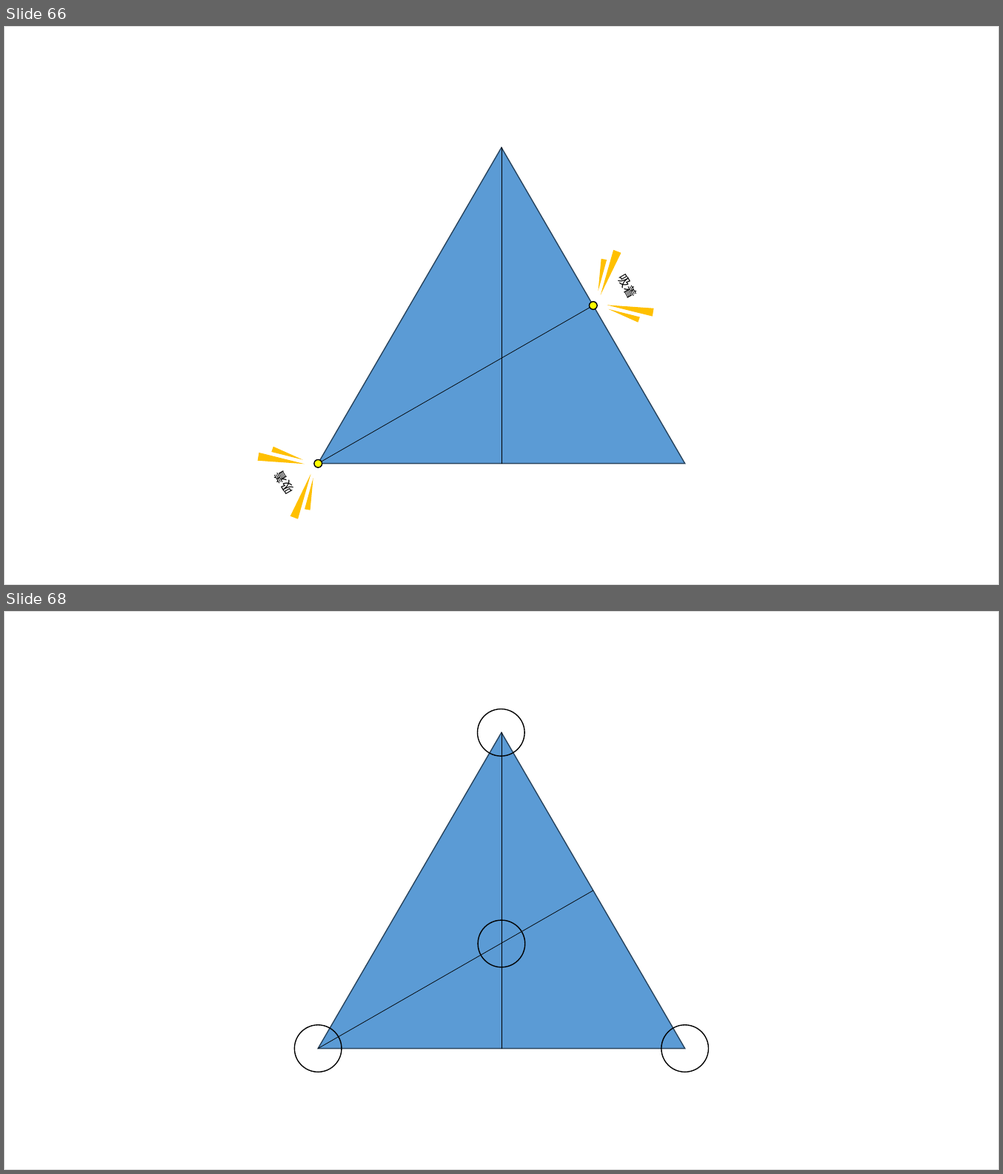
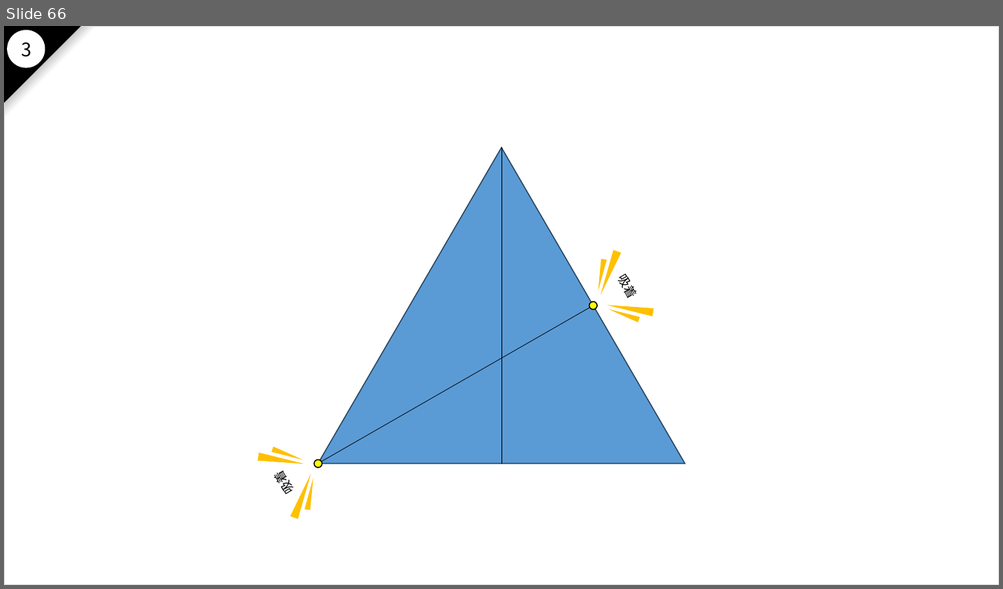
Before and after one commit to nakayama-kazuki/2021, a slide deck: pptx/power-punch-v2.pptx. Shown one above the other, each under a label of ours: slides 66 and 68 before the commit, slide 66 after it; the slides between them are not shown. The pictures are 1003x1174 and 1003x589 pixels, drawn with LibreOffice and Linux fonts; fonts in the diff are those of the drawing. Boxes give left, top, right and bottom in pixels: in the first picture for what was removed or moved away, otherwise in the second. Text is boxed around its words. In the diff, an @@ line names an element or a change of style, - is before the commit and + after.

```diff
--- a/pptx/power-punch-v2.pptx
+++ b/pptx/power-punch-v2.pptx
@@ slide 68 removed at [4, 611, 999, 1170], background #FFFFFF; not listed: 1 template element that a slide beside it also shows @@
@@ ellipse removed at [477, 709, 524, 756] @@
@@ triangle removed at [318, 732, 686, 1049] @@
@@ line removed from (502, 732) to (502, 1049) @@
@@ line removed from (594, 891) to (318, 1049) @@
@@ ellipse removed at [478, 920, 525, 968] @@
@@ ellipse removed at [294, 1025, 341, 1072] @@
@@ ellipse removed at [661, 1025, 708, 1072] @@
@@ slide 66 changed as well @@
@@ right triangle added at [4, 26, 80, 102], fill #000000, outline #000000 1 pt @@
@@ right triangle added at [5, 27, 96, 118], fill gradient #FFFFFF to #808080 to #000000 @@
@@ ellipse added at [8, 30, 45, 67], fill #FFFFFF, outline #FFFFFF 1 pt @@
@@ text added at [21, 42, 31, 57], 18 pt, text #000000 @@
+3
```
Also in this commit, not shown: 100 other slides changed, 34 slides added, 33 other slides removed.
